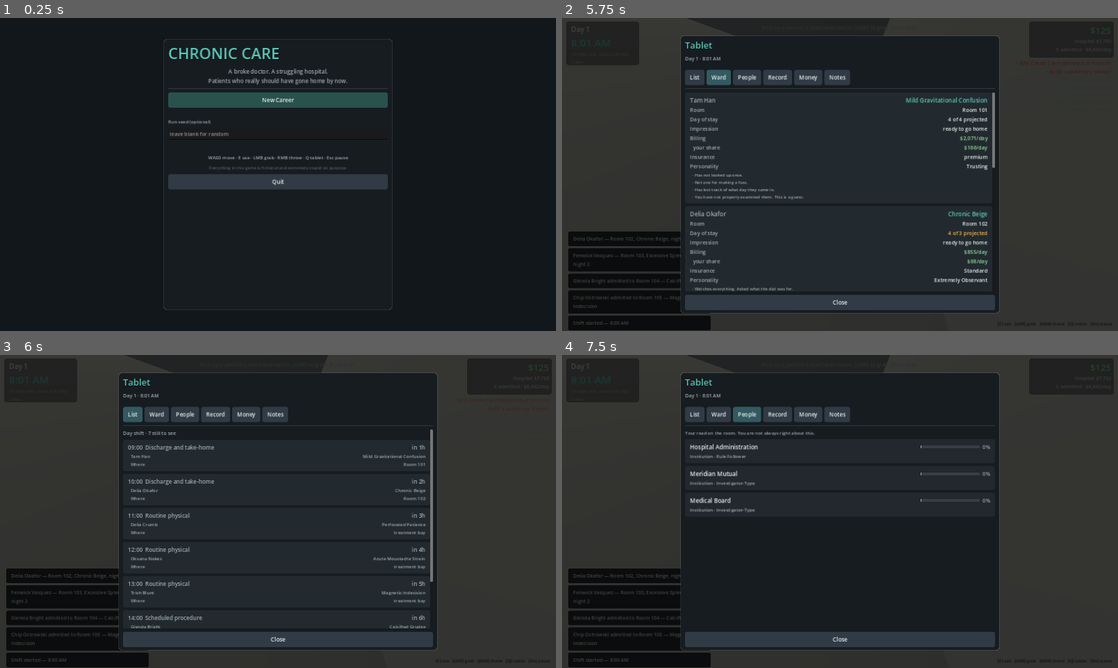
Above: before the commit, frames 1-4 (two rows, left to right).
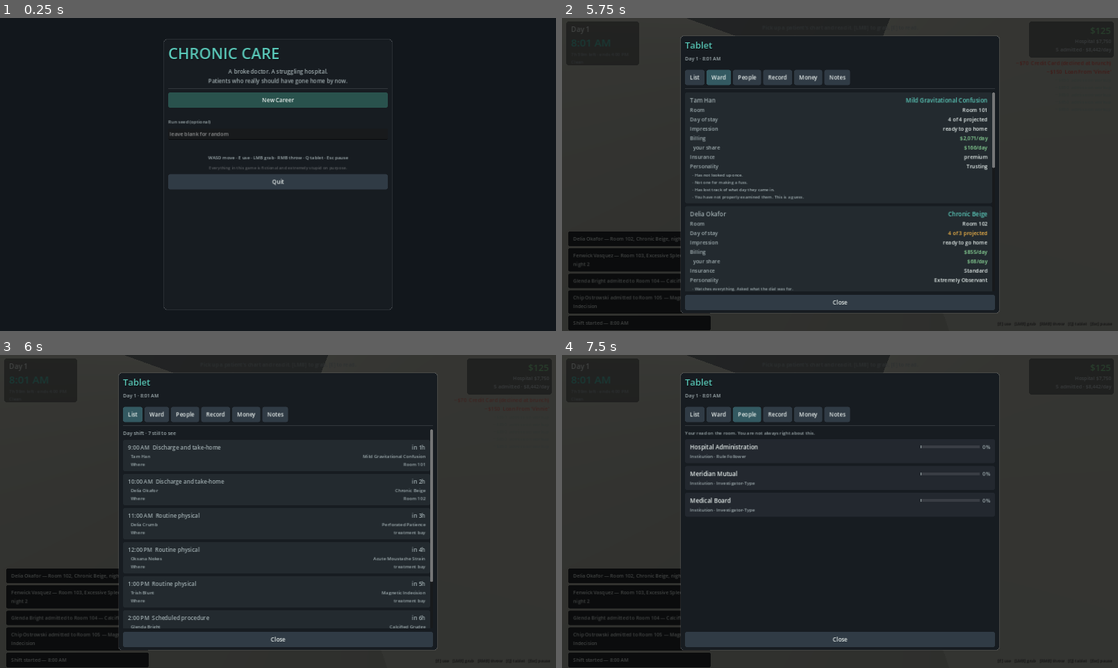
Above: after the commit, the same moments.

Repository: masonobegi/crypts-of-chaos
Game: Godot game, scene res://scenes/Boot.tscn
Same seed, same stepped clock (60 frames per second), same inputs: the game is played once before the commit and once after it.
Inputs (mouse positions are in pixels of both pictures, inside the frame that each line leads up to):
- Up to frame 1 (0.25 s): no input
- Up to frame 2 (5.75 s): click (840, 133) at 0.52 s; type "12" at 0.6 s; click "New Career" at 1.25 s; click "Read the morning brief" at 2 s; click "Clock in" at 2.75 s; tap Enter at 3.5 s; move the mouse to (867, 174) at 3.52 s; hold E (interact) 3.53-4.28 s; hold W (move_forward) from 3.53 s (still down); tap T (chart) at 3.6 s; tap Space (jump) at 3.77, 4.52 s; move the mouse to (812, 174) at 4.27 s; tap E (interact) at 4.35 s; tap Shift (sprint) at 4.55 s; move the mouse to (851, 168) at 5.02 s; hold Shift (sprint) from 5.03 s (still down); tap Q (tablet) at 5.3 s
- Up to frame 3 (6 s): release W (move_forward) at 5.75 s; release Shift (sprint) at 5.75 s; click "List" at 5.75 s
- Up to frame 4 (7.5 s): click "Ward" at 6.5 s; click "People" at 7.25 s

Frames 1-2 are identical in both runs. In frame 3, 0.6% of the frame differs, in the area x 23-41%, y 28-86%; in frame 4, nothing differs.

Commit message:
A halo that was an opaque ball and leaked a material every frame
col.a was animated and then handed to Build.unshaded(), which caches by colour
string and never enables transparency. So the alpha was discarded — the halo
that says "something is wrong in here" from the doorway was an opaque ball on
the patient — and the pulsing key wrote a new material into a static dictionary
sixty times a second, per patient, forever.

Also from the audit's minors:

  * The appointment roster wrote to objective_changed on every hour tick, which
    is the single line the tutorial writes its six steps to, so a first-time
    player's instruction was wiped mid-step by an appointment reminder. It does
    not need that line any more — the HUD grew a dedicated appointment readout
    earlier this session — so the roster stops writing to it and "List cleared"
    became a toast.
  * Room.soil() and Room.clean() had no callers, so cleanliness sat at exactly
    1.0 for the whole game while four rules read it. Breaking something now
    makes a mess.
  * Every clock in the game is 12-hour except the appointment list, which
    printed 09:00 while the HUD said 9:00 AM.
  * The tutorial says the chart states the prescribed dial setting. It did not:
    the number lived inside the machine as an expression, so the one thing you
    need before walking into a room could only be learned by walking into it.
  * The chart listed tools by identifier — "iv_bag", "machine_vibe". A chart
    that says iv_bag is a chart written by a programmer.
  * Pressing [E] on the clinic board did nothing, while the tutorial's first
    step names the board first.

Diff:
--- a/scripts/autoload/DB.gd
+++ b/scripts/autoload/DB.gd
@@ -1043,6 +1043,17 @@
 func condition(id: String) -> Dictionary:
 	return CONDITIONS.get(id, {})
 
+## The by-the-book dial setting for a condition.
+##
+## It lived inside TreatmentMachine.set_prescribed_for() as an expression, which
+## meant the number existed only on the machine — so the chart could not print
+## it, and the tutorial's line "the chart states the prescribed setting" was
+## simply untrue. Deviating from prescription is the central act of the game;
+## the player has to be able to look the number up somewhere other than by
+## walking to the machine.
+func prescribed_setting(cond_id: String) -> int:
+	return 3 + (hash(cond_id) % 5)
+
 func treatment_name(id: String) -> String:
 	return String(TREATMENTS.get(id, {}).get("name", id))
 
--- a/scripts/items/prop.gd
+++ b/scripts/items/prop.gd
@@ -116,6 +116,15 @@
 	EventBus.item_broke.emit(self)
 	# Breaking hospital property is a facilities expense and a small reputational
 	# ding, but it is not evidence of fraud — which makes it a cheap distraction.
+	# A broken thing on the floor is a mess, and mess is a real number that four
+	# separate rules read — comfort, the room's complaint list, whether a fault
+	# is plausible, and the environmental complication roll. Nothing had ever
+	# called soil() or clean(), so cleanliness sat at exactly 1.0 for every room
+	# in the building for the entire game and all four read a spotless hospital.
+	var h = get_tree().get_first_node_in_group("hospital")
+	var r = h.room(h.room_at(global_position)) if h != null else null
+	if r != null:
+		r.soil(0.18 if fragile else 0.09)
 	WorldEvent.new("prop_broken", "player").at(global_position, _room()) \
 		.heard(0.05, noise_radius * 1.6).tag("mess").tag("facilities") \
 		.says("%s broke" % display_name()).emit()
--- a/scripts/npc/patient_npc.gd
+++ b/scripts/npc/patient_npc.gd
@@ -163,6 +163,25 @@
 	if is_instance_valid(self):
 		state = State.IN_BED
 
+## The halo's own material, made once.
+##
+## This used to hand a fresh colour to Build.unshaded() every physics frame,
+## which did two bad things at once. Build.unshaded() caches by colour string,
+## so a pulsing alpha wrote a NEW material into a static dictionary sixty times
+## a second per patient — an unbounded leak that also meant the halo shared its
+## material with anything else that asked for the same colour. And it never
+## rendered as a tint at all: Build.unshaded() leaves transparency at
+## TRANSPARENCY_DISABLED, so the alpha the pulse animates was discarded and the
+## "halo" was an opaque ball sitting on top of the patient.
+var _halo: StandardMaterial3D = null
+
+func _halo_mat() -> StandardMaterial3D:
+	if _halo == null:
+		_halo = (Build.unshaded(Color.WHITE) as StandardMaterial3D).duplicate()
+		_halo.transparency = BaseMaterial3D.TRANSPARENCY_ALPHA
+		_symptom_mesh.material_override = _halo
+	return _halo
+
 func _tick_symptoms(delta: float) -> void:
 	if data == null or _symptom_mesh == null:
 		return
@@ -179,7 +198,7 @@
 		_symptom_mesh.visible = true
 		var col := worst.symptom_color
 		col.a = 0.35 + 0.15 * sin(float(Time.get_ticks_msec()) * 0.003)
-		_symptom_mesh.material_override = Build.unshaded(col)
+		_halo_mat().albedo_color = col
 
 	var r = _room_node()
 	if r and r.temperature < 16.0:
--- a/scripts/systems/appointment_system.gd
+++ b/scripts/systems/appointment_system.gd
@@ -70,6 +70,7 @@
 func build_for_shift() -> void:
 	list.clear()
 	_booked.clear()
+	_list_was_cleared = false
 	var spec := GameState.shift_spec()
 	var count := int(spec.get("appointments", 5))
 	var start := GameState.shift_start_hour()
@@ -270,15 +271,28 @@
 			n += 1
 	return n
 
+## The roster no longer writes to the objective line.
+##
+## objective_changed is one line, and the tutorial writes its six steps to it.
+## This fired on every hour tick — one every couple of real minutes — and on
+## every slot completed, with no idea a tutorial was running, so a first-time
+## player's instruction was wiped mid-step by an appointment reminder. The same
+## clobber in clock_in() was found and guarded months ago; the guard was never
+## applied here.
+##
+## It does not need the line any more either. The HUD carries a dedicated,
+## live-counting appointment readout (hud.gd `_next_appt`), which says the same
+## thing better and updates every minute instead of every hour. So this is now
+## the announcement of a genuine one-off — the list being finished — and it goes
+## through the channel one-off news belongs in.
 func _announce_next() -> void:
 	if GameState.phase != GameState.Phase.SHIFT:
 		return
-	var e := next_due()
-	if e.is_empty():
-		EventBus.objective_changed.emit("List cleared. The rest of the shift is yours.")
-		return
-	EventBus.objective_changed.emit("%02d:00  %s — %s" % [
-		int(e["hour"]), String(LABELS.get(String(e["kind"]), "")), String(e["name"])])
+	if not _list_was_cleared and next_due().is_empty() and not list.is_empty():
+		_list_was_cleared = true
+		EventBus.toast.emit("List cleared. The rest of the shift is yours.", "good")
+
+var _list_was_cleared := false
 
 ## Everything still outstanding when you clock out. Walk-ins go home; admitted
 ## patients simply remember.
--- a/scripts/systems/shift_system.gd
+++ b/scripts/systems/shift_system.gd
@@ -66,8 +66,8 @@
 		options.append({
 			"kind": kind,
 			"name": String(spec["name"]),
-			"hours": "%02d:00 – %02d:00" % [int(spec["start_hour"]),
-				(int(spec["start_hour"]) + int(spec["hours"])) % 24],
+			"hours": "%s – %s" % [GameState.hour_string(int(spec["start_hour"])),
+				GameState.hour_string(int(spec["start_hour"]) + int(spec["hours"]))],
 			"pay": float(spec["pay"]),
 			"staff": DB.staff_on(kind),
 			"appointments": int(spec["appointments"]),
--- a/scripts/ui/screen_briefing.gd
+++ b/scripts/ui/screen_briefing.gd
@@ -81,7 +81,7 @@
 		content.add_child(UIKit.label("YOUR LIST — %s SHIFT" %
 			String(ctx.get("shift_name", "Day")).to_upper(), 13, UIKit.INK_DIM))
 		for a in appts:
-			var row := UIKit.row("%02d:00  %s" % [int(a["hour"]),
+			var row := UIKit.row("%s  %s" % [GameState.hour_string(int(a["hour"])),
 				String(AppointmentSystem.LABELS.get(String(a["kind"]), ""))],
 				String(a["name"]))
 			content.add_child(row)
--- a/scripts/ui/screen_chart.gd
+++ b/scripts/ui/screen_chart.gd
@@ -35,10 +35,22 @@
 	var scroll_box := UIKit.vbox(6)
 	scroll_box.add_child(UIKit.rule())
 	scroll_box.add_child(UIKit.label("INDICATED TREATMENTS", 13, UIKit.INK_DIM))
+	# The number the whole game turns on, above the treatments rather than under
+	# them. It used to live on the machine and nowhere else, so the one thing a
+	# player needs BEFORE walking into a room could only be learned by walking
+	# into the room.
+	scroll_box.add_child(UIKit.row("Prescribed setting",
+		"dial %d" % DB.prescribed_setting(p.condition_id), UIKit.ACCENT))
 	for tid in DB.correct_treatments(p.condition_id):
 		var spec: Dictionary = DB.treatment(String(tid))
-		scroll_box.add_child(UIKit.row(String(spec.get("name", tid)),
-			String(spec.get("tool", "")) if String(spec.get("tool", "")) != "" else "no equipment"))
+		var tool_id := String(spec.get("tool", ""))
+		# The name of the thing, not its identifier. A chart that says "iv_bag"
+		# is a chart written by a programmer.
+		var tool_label := "no equipment"
+		if tool_id != "":
+			tool_label = String(Items.SPECS[tool_id]["name"]) if Items.SPECS.has(tool_id) \
+				else "at the machine"
+		scroll_box.add_child(UIKit.row(String(spec.get("name", tid)), tool_label))
 
 	scroll_box.add_child(UIKit.rule())
 	scroll_box.add_child(UIKit.label("COMPLICATIONS", 13, UIKit.INK_DIM))
--- a/scripts/ui/screen_tablet.gd
+++ b/scripts/ui/screen_tablet.gd
@@ -68,7 +68,7 @@
 			elif late < 0:
 				status = "in %dh" % -late
 				tint = UIKit.INK_DIM
-		bv.add_child(UIKit.row("%02d:00  %s" % [int(a["hour"]),
+		bv.add_child(UIKit.row("%s  %s" % [GameState.hour_string(int(a["hour"])),
 			String(AppointmentSystem.LABELS.get(kind, kind))], status, tint, 16))
 		bv.add_child(UIKit.row("  " + String(a["name"]), String(a["complaint"]),
 			UIKit.INK_DIM, 13))
--- a/scripts/world/clinic_board.gd
+++ b/scripts/world/clinic_board.gd
@@ -71,12 +71,23 @@
 			mark = "x"
 		elif bool(a["missed"]):
 			mark = "-"
-		out.append("%s %02d:00  %-22s %s" % [mark, int(a["hour"]),
+		out.append("%s %-8s %-22s %s" % [mark, GameState.hour_string(int(a["hour"])),
 			String(a["name"]).substr(0, 22),
 			String(AppointmentSystem.LABELS.get(String(a["kind"]), ""))])
 	if appts.list.size() > ROWS:
 		out.append("  ...and %d more" % (appts.list.size() - ROWS))
 	_lines.text = "\n".join(out)
+
+## Reading the board opens the list, the same as the tablet does.
+##
+## The tutorial's first step names the board FIRST — "It's on the board by the
+## treatment bay, and on your tablet [Q]" — and only the tablet completed it,
+## because pressing [E] on the board did nothing whatsoever. A player who
+## followed the instruction as written walked to the board, pressed the use key,
+## got no response, and had no way to know the game wanted a different key.
+func interact(_player, _held) -> void:
+	AudioMgr.play("beep", -14.0)
+	EventBus.request_ui.emit("tablet", {})
 
 func prompt(_player) -> Array:
 	var appts = get_tree().get_first_node_in_group("appointment_system")
@@ -85,4 +96,5 @@
 	var next: Dictionary = appts.next_due()
 	if next.is_empty():
 		return [fixture_name, "list cleared"]
-	return [fixture_name, "next: %02d:00  %s" % [int(next["hour"]), String(next["name"])]]
+	return [fixture_name, "next: %s  %s" % [
+		GameState.hour_string(int(next["hour"])), String(next["name"])]]
--- a/scripts/world/machine.gd
+++ b/scripts/world/machine.gd
@@ -212,7 +212,7 @@
 		return
 	# Every condition has a by-the-book setting. It is on the chart. Deviating
 	# from it is trivially easy and entirely on you.
-	prescribed = 3 + (hash(p.condition_id) % 5)
+	prescribed = DB.prescribed_setting(p.condition_id)
 	_prescribed_for = p.id
 	_refresh()
 
Not shown, changed: PROGRESS_LOG.md
